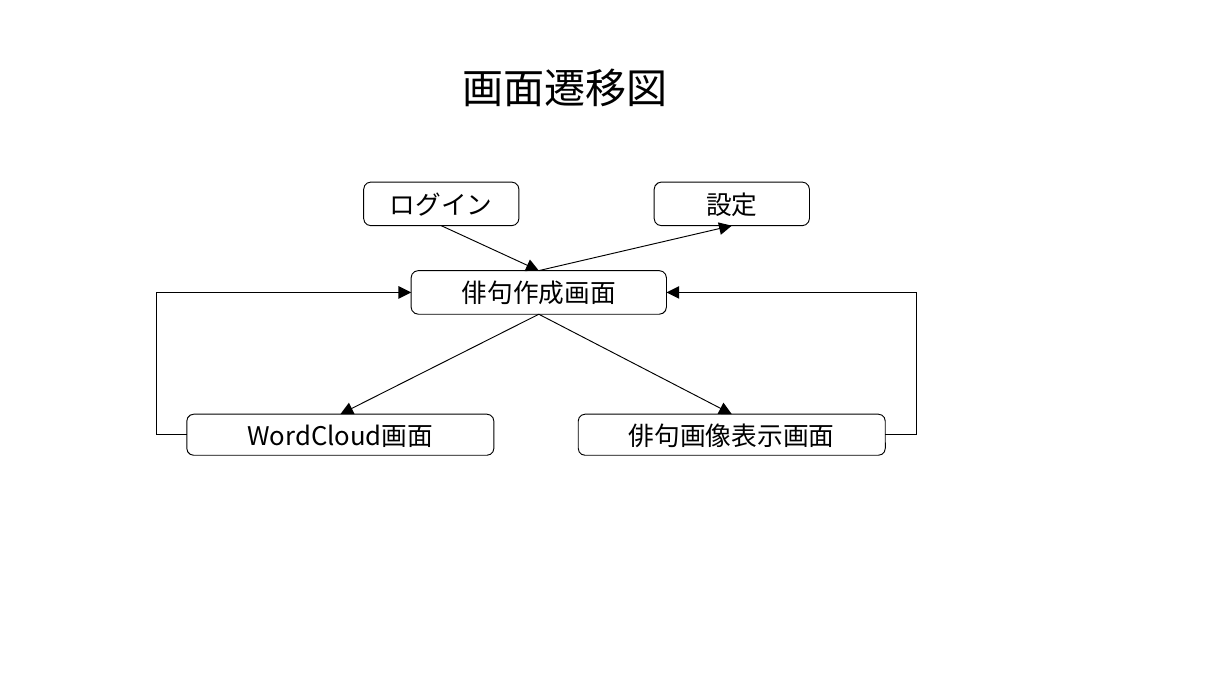
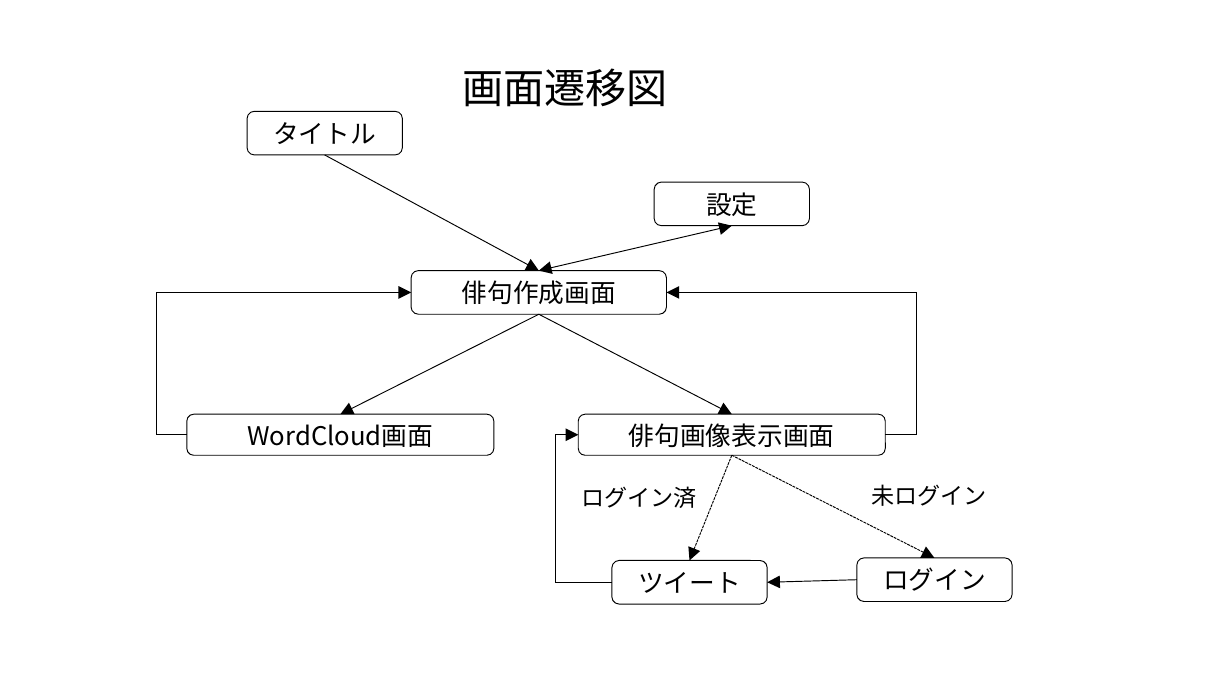
Before and after one commit to PL2GroupJ/Document, a slide deck: slide 8 of screen_design_v2.pptx. Drawn at 1232x693 pixels with LibreOffice and Linux fonts; fonts in the diff are those of the drawing. Boxes give left, top, right and bottom in pixels: in the first picture for what was removed or moved away, otherwise in the second. Text is boxed around its words. In the diff, an @@ line names an element or a change of style, - is before the commit and + after.

Commit message:
デザイーン

```diff
--- a/screen_design_v2.pptx
+++ b/screen_design_v2.pptx
@@ rounded rectangle added at [247, 111, 402, 154], outline #000000 0.75 pt, 20 pt, text #000000 @@
+タイトル
@@ arrow moved from (442, 226) - (539, 271) to (324, 155) - (539, 271) @@
@@ arrow (539, 271) - (732, 226): arrow to double arrow @@
@@ elbow arrow added from (612, 582) to (579, 434), #000000 0.75 pt @@
@@ arrow added from (732, 456) to (689, 561), #000000 0.75 pt dashed @@
@@ arrow added from (732, 456) to (934, 558), #000000 0.75 pt dashed @@
@@ text added at [581, 486, 696, 508], 18 pt, text #000000 @@
+ログイン済
@@ text added at [871, 484, 986, 506], 18 pt, text #000000 @@
+未ログイン
@@ rounded rectangle added at [612, 561, 767, 604], outline #000000 0.75 pt, 20 pt, text #000000 @@
+ツイート
@@ rounded rectangle "ログイン": place and size @@
-rounded rectangle "ログイン" at [364, 182, 519, 226]
+rounded rectangle "ログイン" at [857, 558, 1012, 602]
@@ arrow added from (857, 579) to (767, 582), #000000 0.75 pt @@
```
Also in this commit, not shown: 5 other slides changed, 1 slide added, 1 slide removed.
